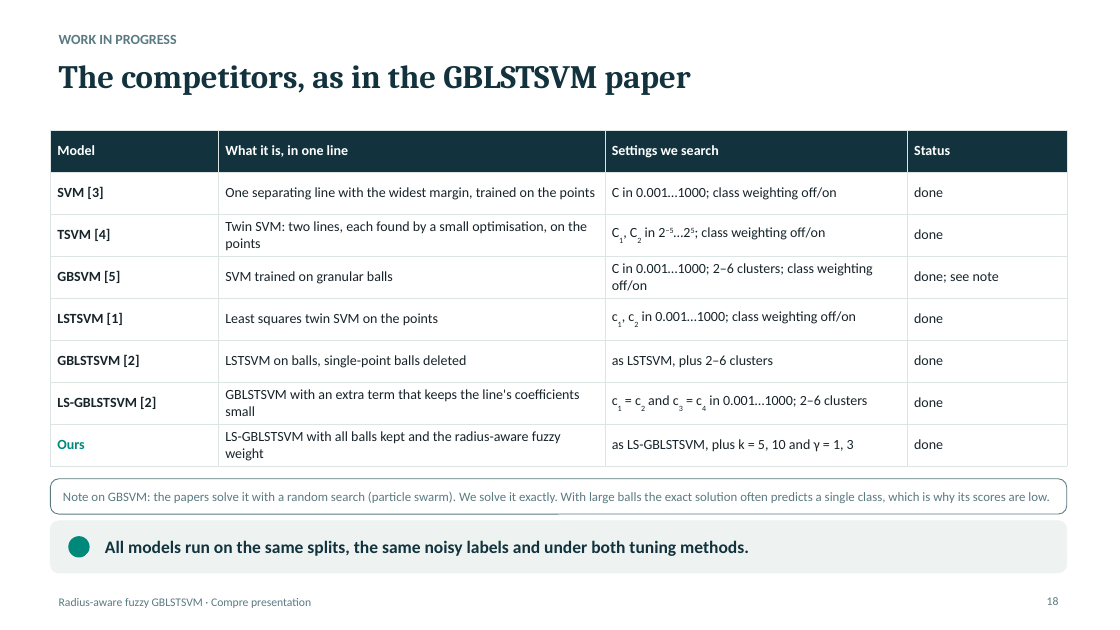
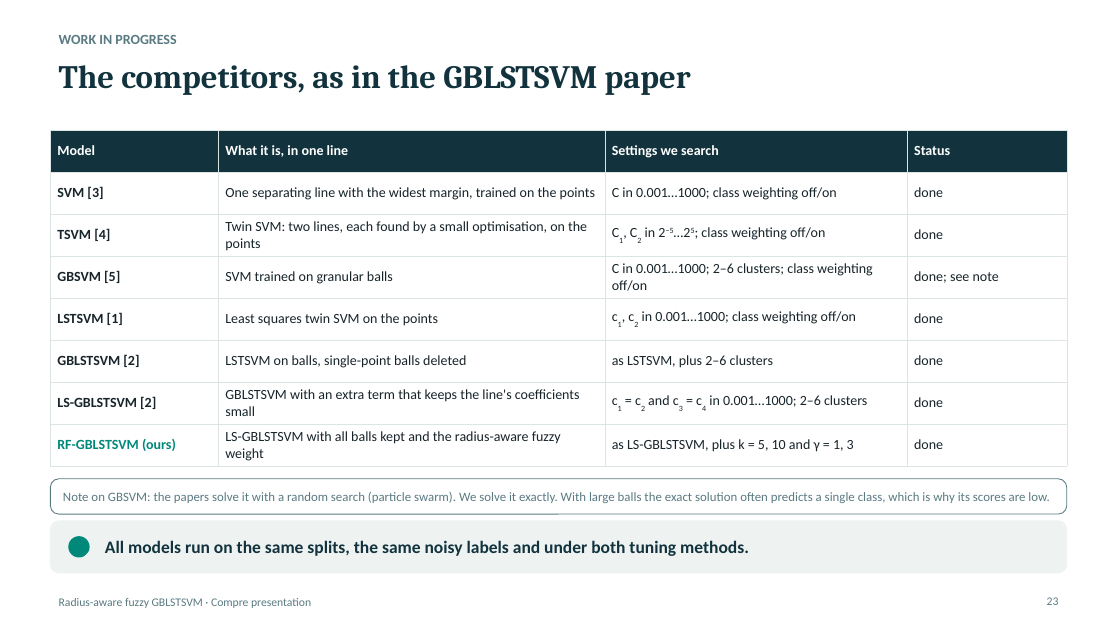
Before and after one commit to Jayagna/GBLSTSVM, a slide deck: slide 23 of reports/compre/compre_presentation.pptx (slide 18 before the commit). Drawn at 1120x630 pixels with LibreOffice and Linux fonts; fonts in the diff are those of the drawing. Boxes give left, top, right and bottom in pixels: in the first picture for what was removed or moved away, otherwise in the second. Text is boxed around its words. In the diff, an @@ line names an element or a change of style, - is before the commit and + after.

```diff
--- a/reports/compre/compre_presentation.pptx
+++ b/reports/compre/compre_presentation.pptx
@@ table at [50,130,1067,465] @@
-row 8, column 1: Ours
+row 8, column 1: RF-GBLSTSVM (ours)
@@ page number at [1047,597,1059,605]: text changed @@
-18
+23
```
Also in this commit, not shown: 7 other slides changed, 5 slides added, 4 other files.
